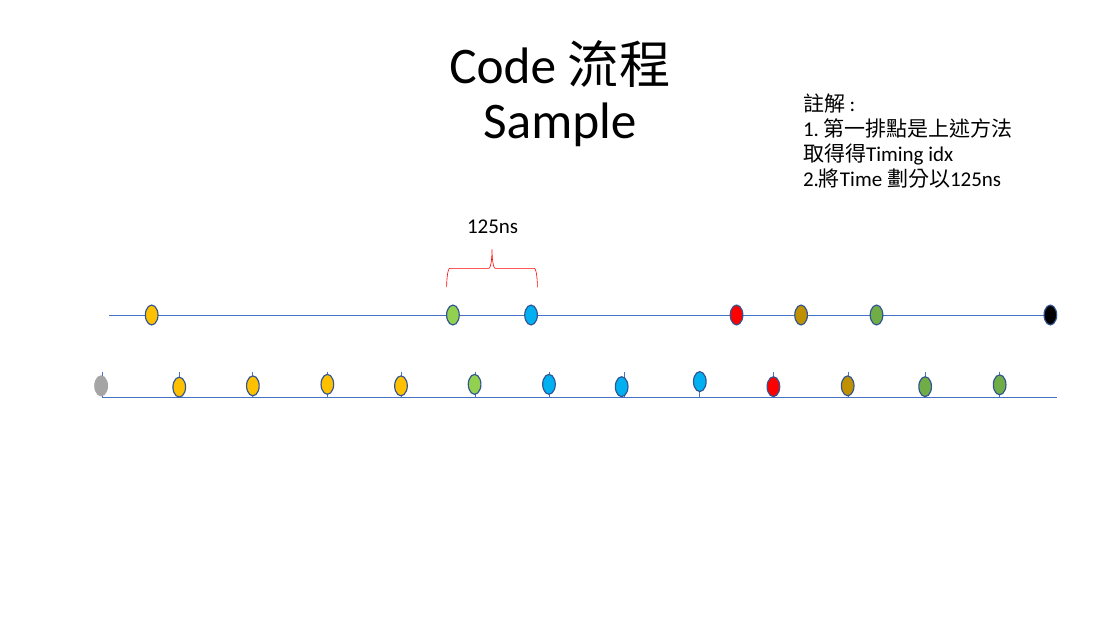
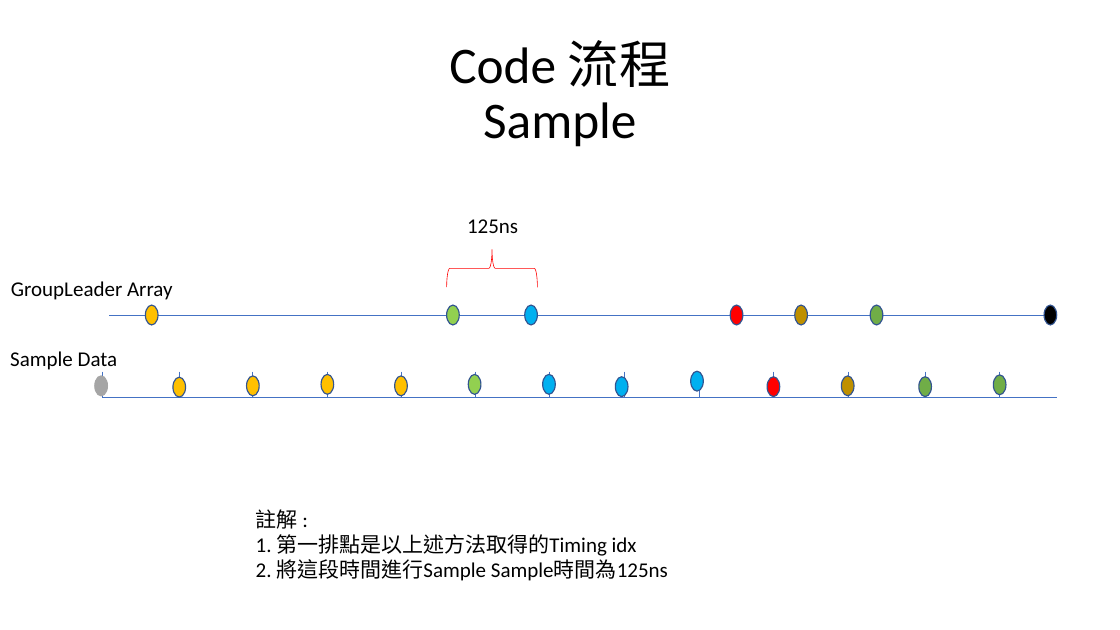
Before and after one commit to a0910281835/Summrary_PDF, a slide deck: slide 26 of Project_Summary_pdf/Project_Summary.pptx. Drawn at 1120x630 pixels with LibreOffice and Linux fonts; fonts in the diff are those of the drawing. Boxes give left, top, right and bottom in pixels: in the first picture for what was removed or moved away, otherwise in the second. Text is boxed around its words. In the diff, an @@ line names an element or a change of style, - is before the commit and + after.

```diff
--- a/Project_Summary_pdf/Project_Summary.pptx
+++ b/Project_Summary_pdf/Project_Summary.pptx
@@ text added at (11,281,173,300), 18 pt, text #000000 @@
+GroupLeader Array
@@ text added at (10,351,118,370), 18 pt, text #000000 @@
+Sample Data
@@ ellipse: place and size @@
-ellipse at (694,371,707,392)
+ellipse at (691,371,703,392)
@@ text "註解 :": place and size @@
-text "註解 :" at (803,93,1013,188)
+text "註解 :" at (256,509,668,581)
@@ text at (256,534,668,581): text changed @@
-1. 第一排點是上述方法
-取得得Timing idx
-2.將Time 劃分以125ns
+1. 第一排點是以上述方法取得的Timing idx
+2. 將這段時間進行Sample Sample時間為125ns
```
Also in this commit, not shown: 2 other slides changed.
